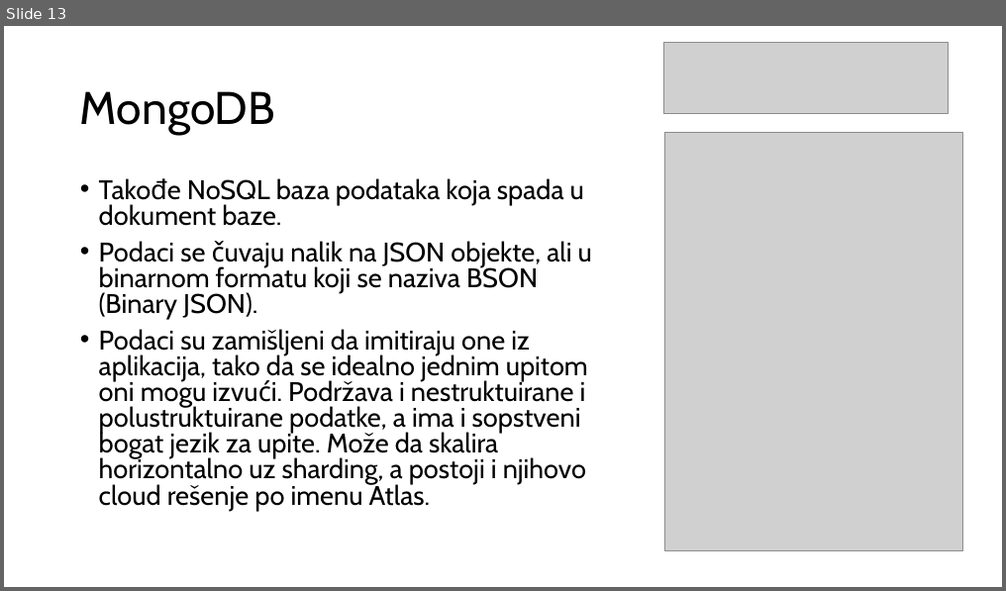
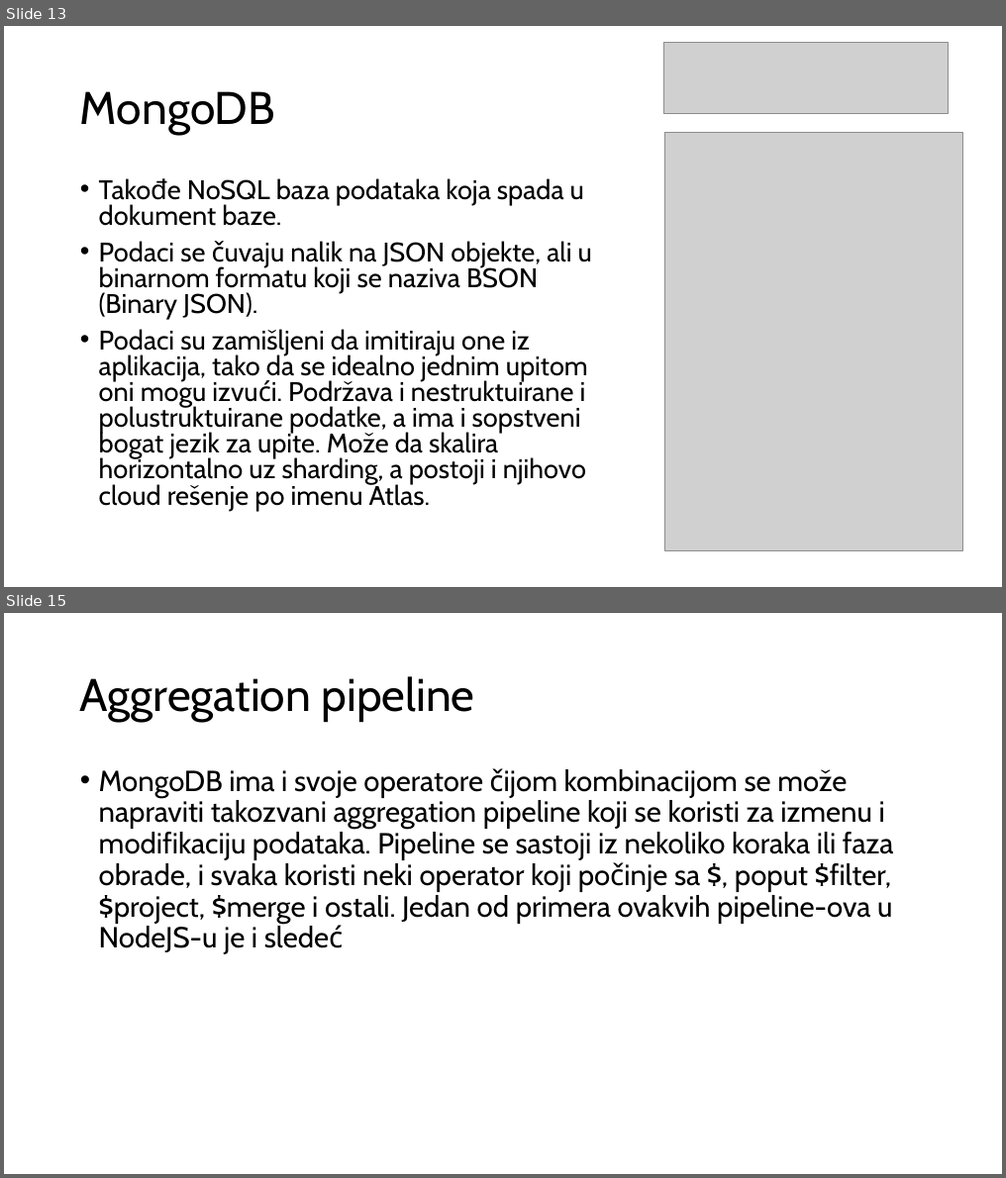
Before and after one commit to radisa-markovic/redis-mongodb-imdb-vs-ondisk, a slide deck: Redis i Mongo.pptx. Shown one above the other, each under a label of ours: slide 13 before the commit, slides 13 and 15 after it; the slides between them are not shown. The pictures are 1006x591 and 1006x1178 pixels, drawn with LibreOffice and Linux fonts; fonts in the diff are those of the drawing; grey boxes stand for pictures. Boxes give left, top, right and bottom in pixels: in the first picture for what was removed or moved away, otherwise in the second. Text is boxed around its words. In the diff, an @@ line names an element or a change of style, - is before the commit and + after.

```diff
--- a/Redis i Mongo.pptx
+++ b/Redis i Mongo.pptx
@@ slide 15 added at <box>4,613,1002,1174</box>, background #FFFFFF @@
@@ title added at <box>80,676,475,722</box>, 44 pt, text #000000 @@
+Aggregation pipeline
@@ text added at <box>99,769,894,955</box>, 28 pt, text #000000 @@
+• MongoDB ima i svoje operatore čijom kombinacijom se može napraviti takozvani aggregation pipeline koji se koristi za izmenu i modifikaciju podataka. Pipeline se sastoji iz nekoliko koraka ili faza obrade, i svaka koristi neki operator koji počinje sa $, poput $filter, $project, $merge i ostali. Jedan od primera ovakvih pipeline-ova u NodeJS-u je i sledeć
```
Also in this commit, not shown: 2 other slides added.
